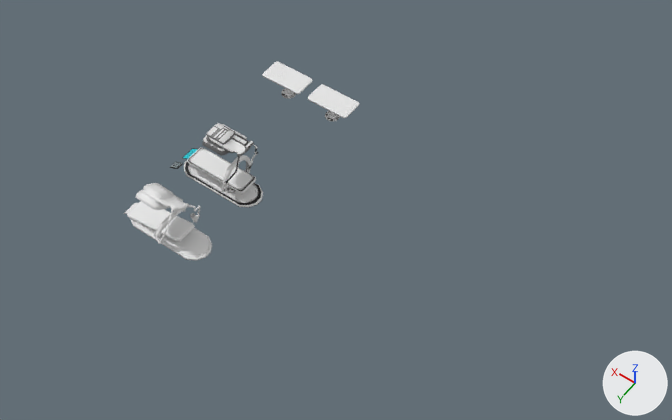
One commit to the Blender file Blender work files/prop _space_thuis.blend: the scene before it, then after it.
Both versions are drawn from a camera (50 mm lens) standing at (-24.4, 31.5, 40.5) and looking at (-7.8, 8.3, 4.0). Arrows for +X, +Y and +Z are at lower right; the lights stay in place.
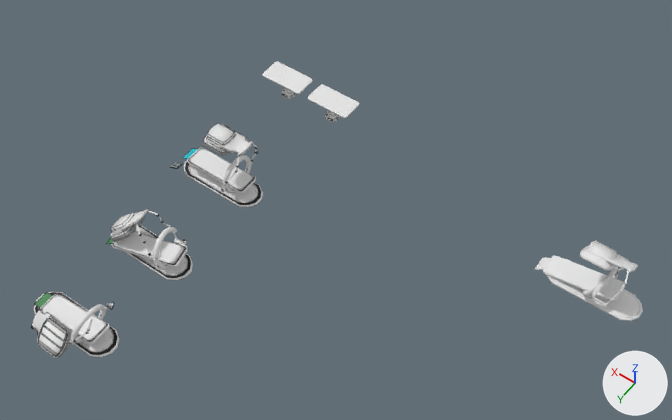
The change, as a diff of the scene's bpy script:
```diff
--- a/Blender work files/prop _space_thuis.blend.py
+++ b/Blender work files/prop _space_thuis.blend.py
@@ img_monitoroff_png @@
+img_monitoroff_png = load_image('monitoroff.png', '../Textures/medical_beds/monitoroff.png', 2048, 2048, 'sRGB')
@@ img_medicalscanner_png @@
+img_medicalscanner_png = load_image('medicalscanner.png', '../Textures/medical_beds/medicalscanner.png', 2048, 2048, 'sRGB')
@@ mat_medical_monitor_off @@
+mat_medical_monitor_off = principled_material('medical-monitor-off')
+mat_medical_monitor_off.texture = img_monitoroff_png
@@ mat_medical_scanner @@
+mat_medical_scanner = principled_material('medical-scanner')
+mat_medical_scanner.texture = img_medicalscanner_png
@@ me_circle_007 @@
+me_circle_007.from_pydata(...)  # 1068 vertices, 1042 faces; spans x -2.27..3.02, y -1.35..2.03, z 0.0..3.59
+# faces by material slot: [196, 834, 12]
+me_circle_007.materials.append(mat_medical_bed)  # picture img_medicalbed01_png
+me_circle_007.materials.append(mat_medical_scanner)  # picture img_medicalscanner_png
+me_circle_007.materials.append(mat_medical_monitor_off)  # picture img_monitoroff_png
@@ me_circle_006 @@
+me_circle_006.from_pydata(...)  # 1104 vertices, 1054 faces; spans x -2.05..2.82, y -1.49..1.31, z -3.07..0.88
+# faces by material slot: [11, 196, 846, 1]
+me_circle_006.materials.append(mat_medical_monitor)  # picture img_monitoron_png
+me_circle_006.materials.append(mat_medical_bed)  # picture img_medicalbed01_png
+me_circle_006.materials.append(mat_medical_scanner)  # picture img_medicalscanner_png
+me_circle_006.materials.append(mat_medical_monitor_off)  # picture img_monitoroff_png
@@ ob_hosp_bed__dead @@
 ob_hosp_bed__dead = bpy.data.objects.new('hosp_bed-_dead', me_circle_001)
-ob_hosp_bed__dead.location = (0.0, 12.17, 0.0)
+ob_hosp_bed__dead.location = (-20.24, 2.29, 0.0)
@@ ob_hosp_bed_broken02 @@
+ob_hosp_bed_broken02 = bpy.data.objects.new('hosp_bed_broken02', me_circle_007)
+ob_hosp_bed_broken02.location = (0.0, 19.28, 0.0)
@@ ob_hosp_bed_broken01 @@
+ob_hosp_bed_broken01 = bpy.data.objects.new('hosp_bed_broken01', me_circle_006)
+ob_hosp_bed_broken01.location = (0.7, 13.68, 1.62)
+ob_hosp_bed_broken01.rotation_euler = (0.0, 0.648, 0.0)  # degrees (0, 37, 0)
```

Location of each change, [x1, y1, x2, y2] in pixels of the pictures (672 x 420 px):
'hosp_bed-_dead', moved: before [124, 183, 212, 261]; after [535, 241, 643, 321]
'hosp_bed_broken02', added: after [31, 292, 120, 358]
    faces in mat_medical_bed (picture img_medicalbed01_png): [34, 292, 120, 357]
    faces in mat_medical_scanner (picture img_medicalscanner_png): [31, 301, 114, 358]
    faces in mat_medical_monitor_off (picture img_monitoroff_png): [34, 292, 53, 308]
'hosp_bed_broken01', added: after [106, 209, 193, 280]
    faces in mat_medical_bed (picture img_medicalbed01_png): [110, 225, 193, 280]
    faces in mat_medical_scanner (picture img_medicalscanner_png): [110, 209, 189, 270]
